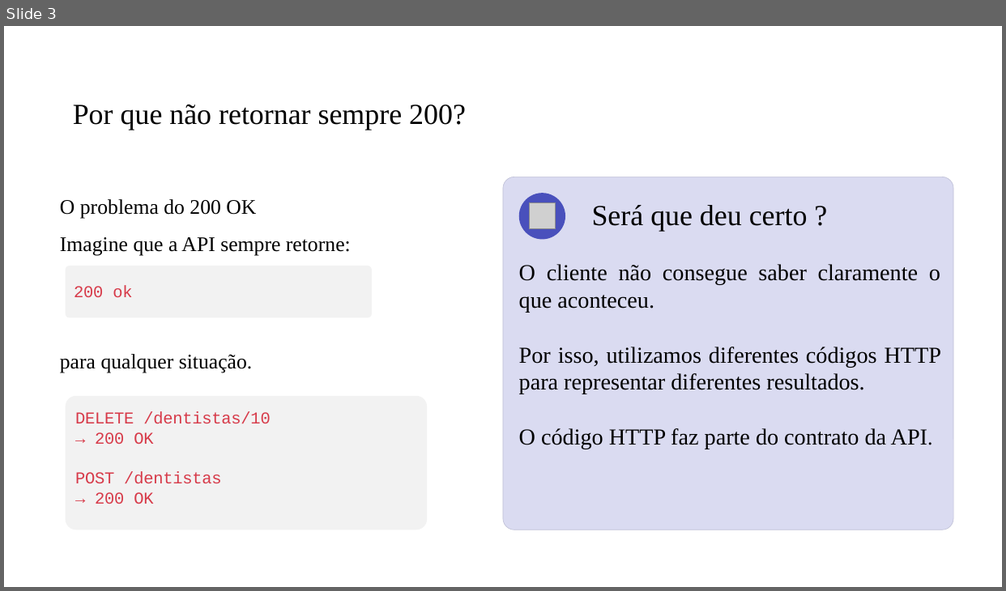
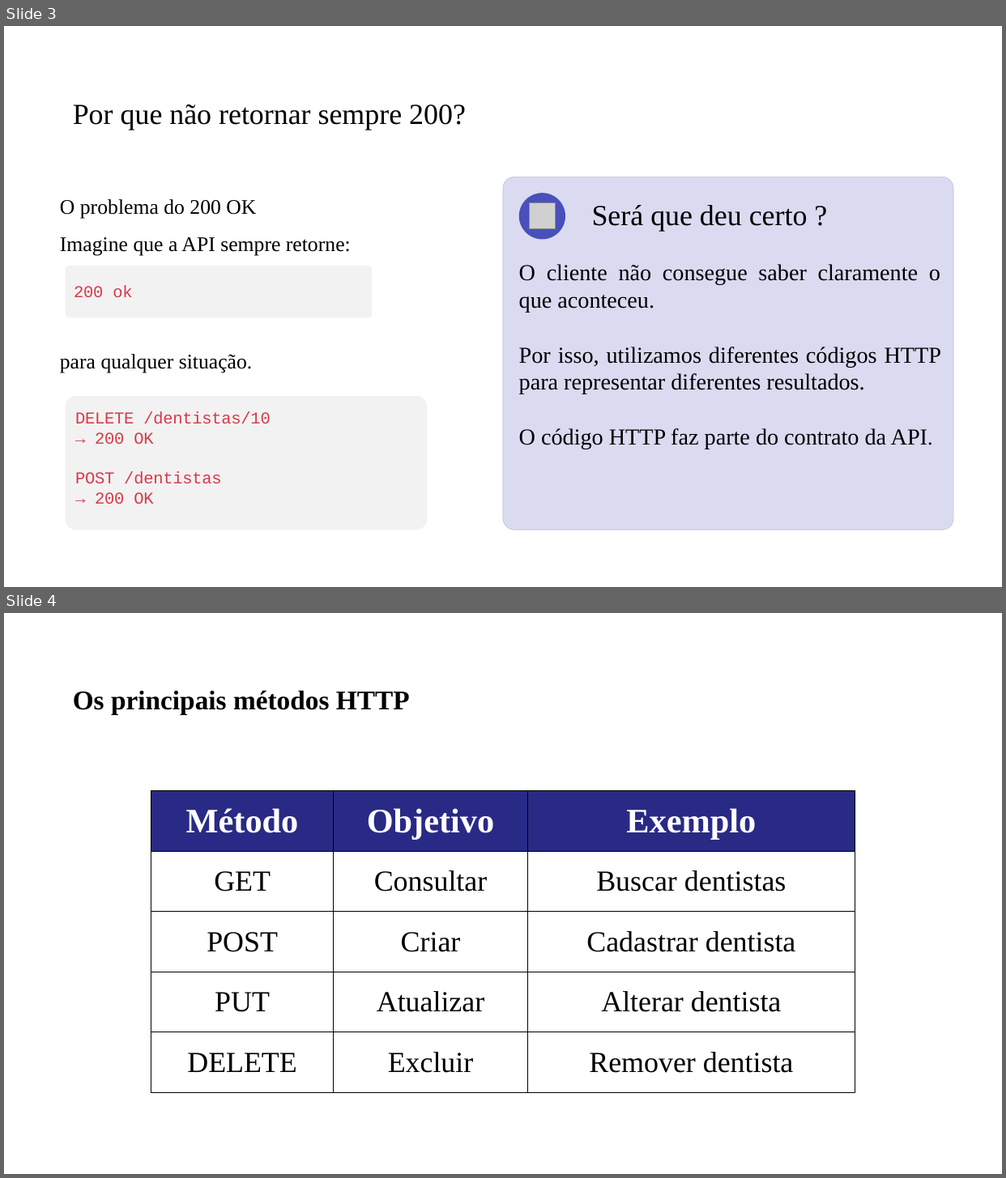
Before and after one commit to PedroMiho/UMC, a slide deck: Desenvolvimento de Software Corporativo/Boa Praticas/Aula04-BoasPraticas/Modelo de Apresentação.pptx. Shown one above the other, each under a label of ours: slide 3 before the commit, slides 3 and 4 after it. The pictures are 1006x591 and 1006x1178 pixels, drawn with LibreOffice and Linux fonts; fonts in the diff are those of the drawing; grey boxes stand for pictures; background and template pictures are left out. Boxes give left, top, right and bottom in pixels: in the first picture for what was removed or moved away, otherwise in the second. Text is boxed around its words. In the diff, an @@ line names an element or a change of style, - is before the commit and + after.

```diff
--- a/Desenvolvimento de Software Corporativo/Boa Praticas/Aula04-BoasPraticas/Modelo de Apresentação.pptx
+++ b/Desenvolvimento de Software Corporativo/Boa Praticas/Aula04-BoasPraticas/Modelo de Apresentação.pptx
@@ slide 4 added at (x1=4, y1=613, x2=1002, y2=1174), background #FFFFFF @@
@@ title added at (x1=73, y1=690, x2=410, y2=715), 26 pt, text #000000, bold @@
+Os principais métodos HTTP
@@ table added at (x1=151, y1=791, x2=854, y2=1093), 5 rows, 3 columns @@
+Método | Objetivo | Exemplo
+GET | Consultar | Buscar dentistas
+POST | Criar | Cadastrar dentista
+PUT | Atualizar | Alterar dentista
+DELETE | Excluir | Remover dentista
```
Also in this commit, not shown: 2 other slides added, 1 other file.
